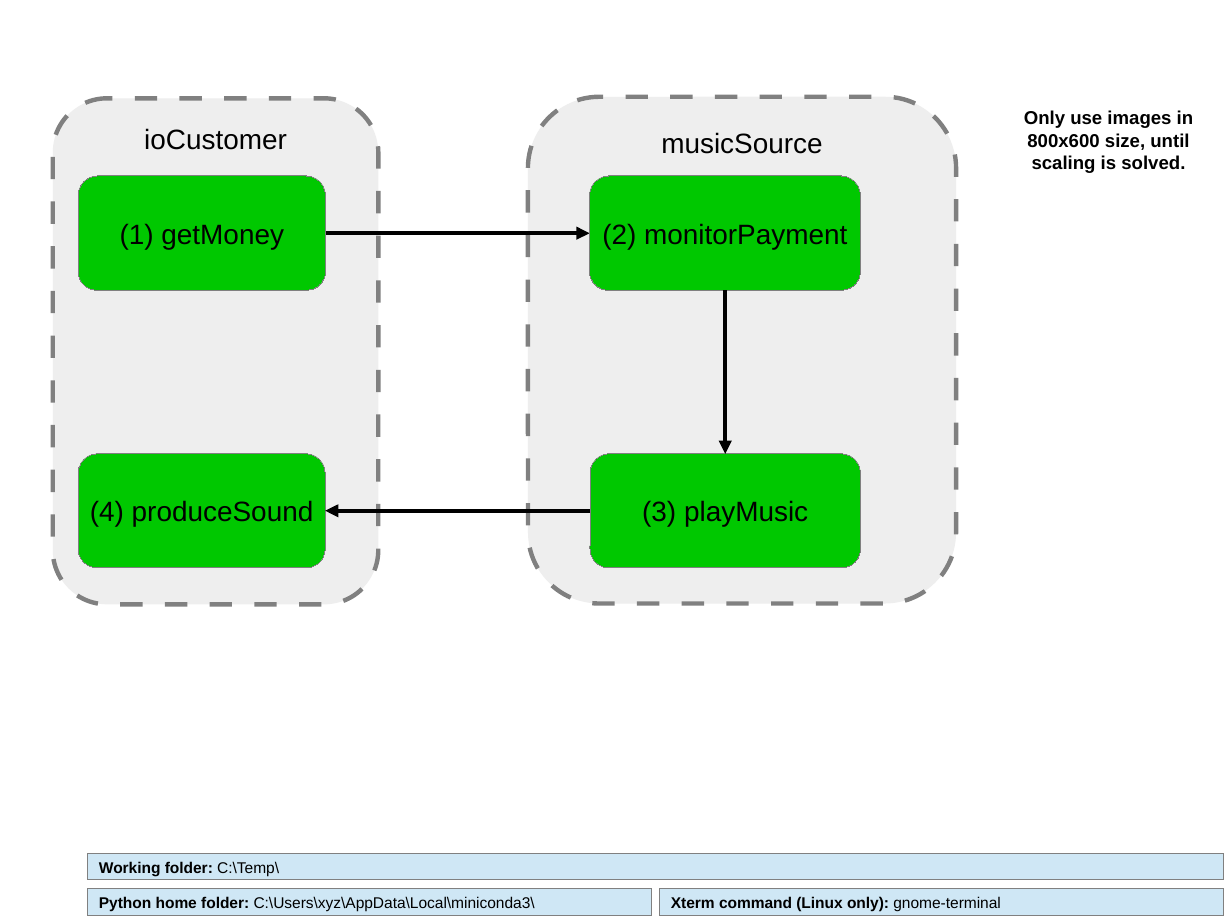
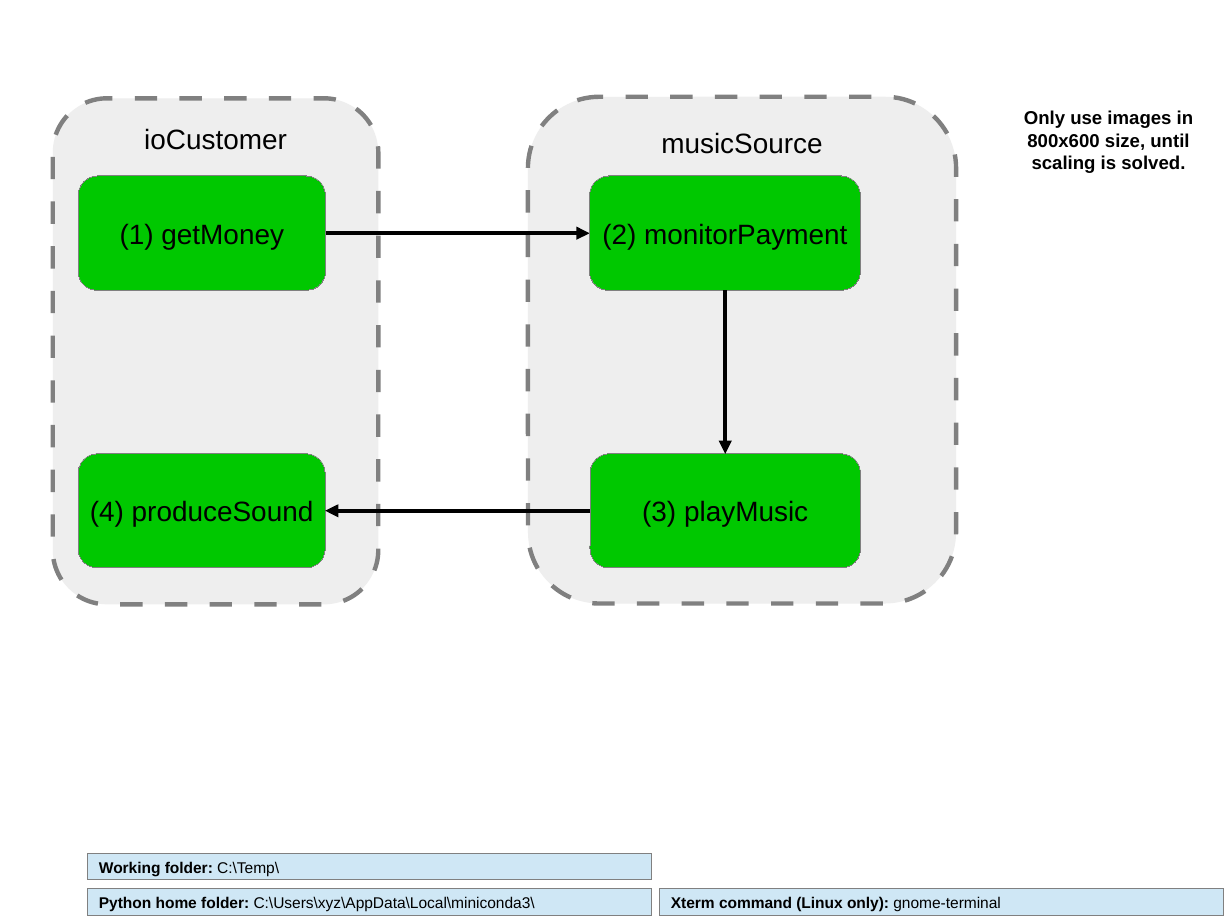
Before and after one commit to GfSE/fas4sysmlv2, a slide deck: slide 3 of src/io/usecase-activity-editor/fas_frontend.odp. Drawn at 1232x924 pixels with LibreOffice and Linux fonts; fonts in the diff are those of the drawing. Boxes give left, top, right and bottom in pixels: in the first picture for what was removed or moved away, otherwise in the second. Text is boxed around its words. In the diff, an @@ line names an element or a change of style, - is before the commit and + after.

Commit message:
Implemented a debug mode

```diff
--- a/src/io/usecase-activity-editor/fas_frontend.odp
+++ b/src/io/usecase-activity-editor/fas_frontend.odp
@@ rectangle "Working folder: C:\Temp\": place and size @@
-rectangle "Working folder: C:\Temp\" at [88,854,1224,881]
+rectangle "Working folder: C:\Temp\" at [88,854,652,881]
```
